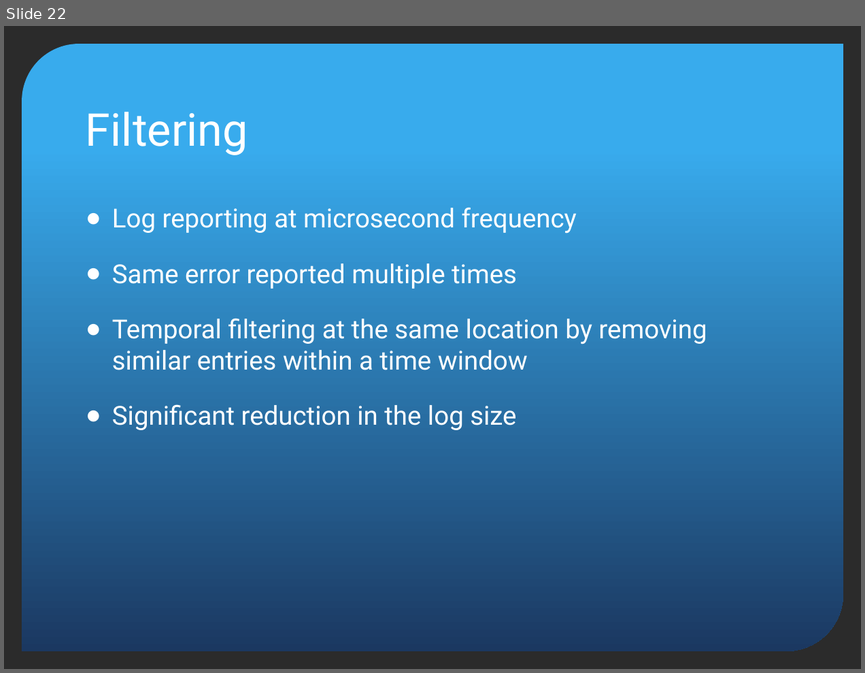
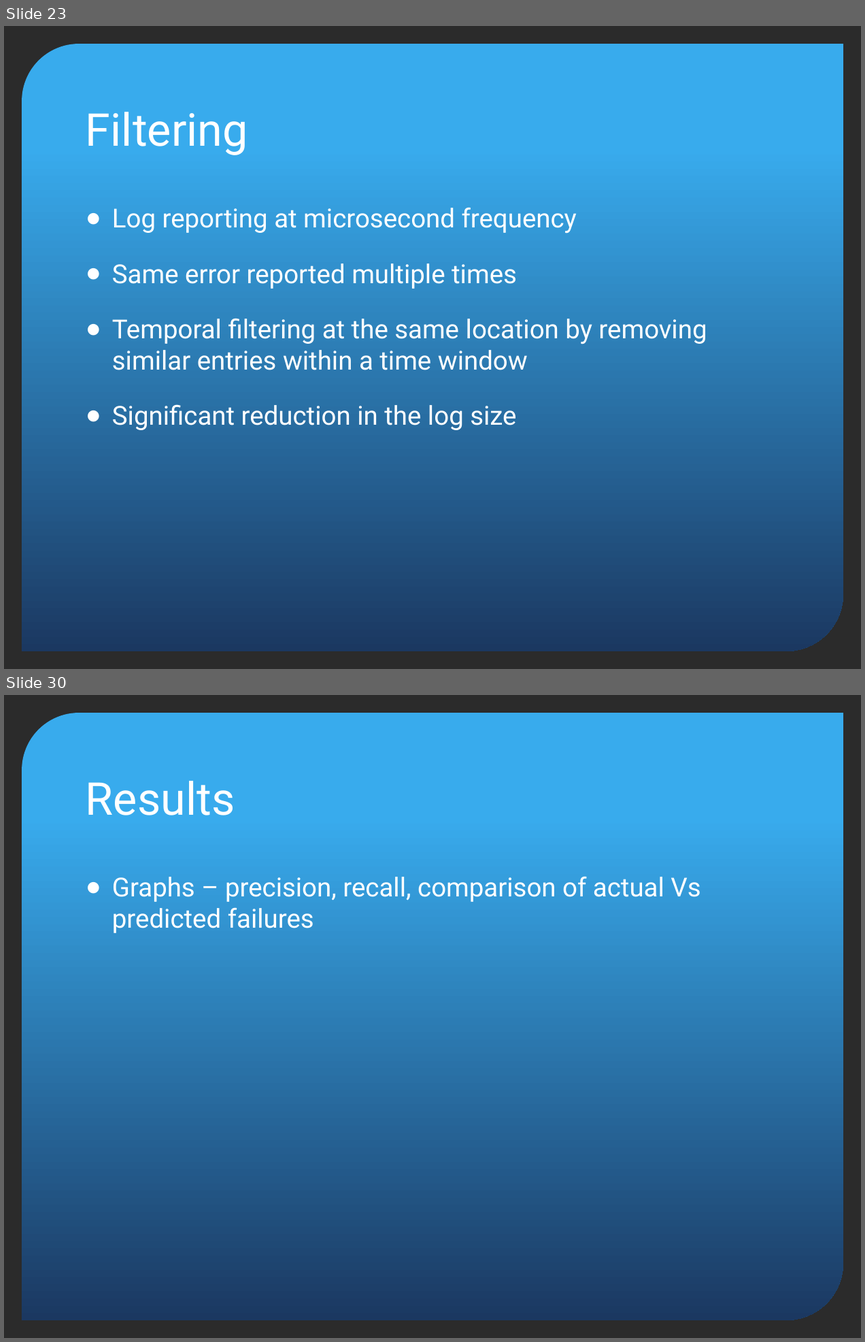
Before and after one commit to ChinmaySKulkarni/Cloud-Healing, a slide deck: report/BTech_Project.pptx. Shown one above the other, each under a label of ours: slide 22 before the commit, slides 23 and 30 after it; the slides between them are not shown. The pictures are 865x673 and 865x1342 pixels, drawn with LibreOffice and Linux fonts; fonts in the diff are those of the drawing; background and template pictures are left out; a plain dark background stands for a picture behind light text. Boxes give left, top, right and bottom in pixels: in the first picture for what was removed or moved away, otherwise in the second. Text is boxed around its words. In the diff, an @@ line names an element or a change of style, - is before the commit and + after.

```diff
--- a/report/BTech_Project.pptx
+++ b/report/BTech_Project.pptx
@@ slide 30 added at [4, 695, 861, 1338], background picture (left out); not listed: 1 template element that a slide beside it also shows @@
@@ title added at [86, 781, 235, 815], 38 pt, text #FFFFFF @@
+Results
@@ text added at [112, 876, 700, 933], 22 pt, text #FFFFFF @@
+● Graphs – precision, recall, comparison of actual Vs predicted failures
@@ what was slide 22 is now slide 23 @@
```
Also in this commit, not shown: 6 slides changed, 4 other slides added, 1 slide removed, 12 other files.
